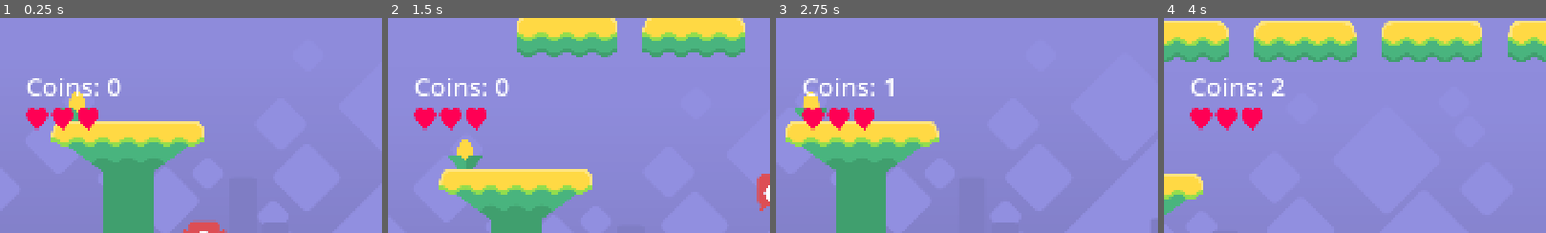
Above: before the commit, frames 1-4 (left to right).
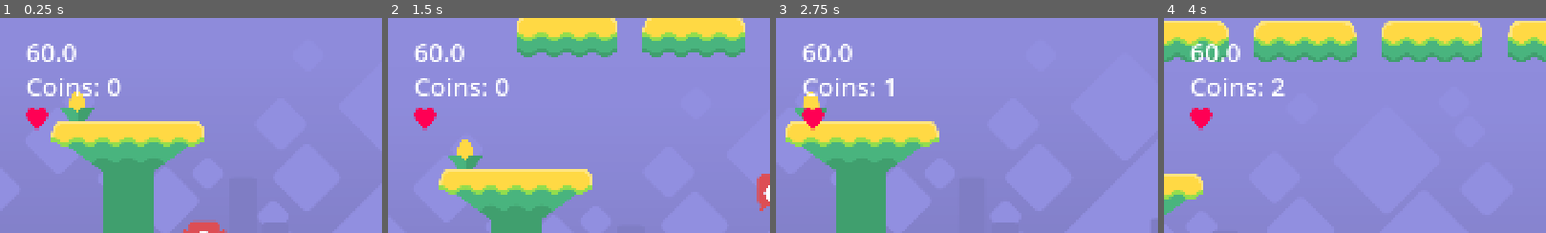
Above: after the commit, the same moments.

Repository: Mirror83/moddable-platformer
Game: Godot game, scene res://main.tscn
Same seed, same stepped clock (60 frames per second), same inputs: the game is played once before the commit and once after it.
Inputs (mouse positions are % of the whole screen's width and height, from its top left):
- Up to frame 1 (0.25 s): no input
- Up to frame 2 (1.5 s): tap Enter at 0.5 s; move the mouse to (72, 45) at 0.52 s; hold Right (player_1_right) from 0.53 s (still down); tap A (player_2_left) at 0.6 s; click (72, 45) at 0.67 s; tap Up (player_1_jump) at 0.77 s; move the mouse to (30, 55) at 1.27 s; tap D (player_2_right) at 1.35 s
- Up to frame 3 (2.75 s): tap Up (player_1_jump) at 1.52 s; move the mouse to (60, 28) at 2.02 s; release Right (player_1_right) at 2.03 s; hold Left (player_1_left) from 2.03 s (still down); tap A (player_2_left) at 2.1 s
- Up to frame 4 (4 s): move the mouse to (45, 70) at 2.77 s; release Left (player_1_left) at 2.78 s; hold Right (player_1_right) from 2.78 s (still down); tap D (player_2_right) at 2.85 s; click (45, 70) at 2.92 s; tap Up (player_1_jump) at 3.02, 3.77 s; move the mouse to (80, 65) at 3.52 s; tap A (player_2_left) at 3.6 s
The pictures show only the part of the screen within x 0-50%, y 0-50%; the shares and areas given below are measured in that part.

The runs differ from the first frame. In frame 1, 1.4% of the frame differs, in the area x 6-26%, y 12-53%; in frame 2, 1.4%; in frame 3, 1.4%; in frame 4, 1.4%.

Commit message:
feat: add bgm and coin-collection sfx

Diff:
--- /dev/null
+++ b/components/coin/coin_sfx.gd
@@ -0,0 +1,4 @@
+extends AudioStreamPlayer
+
+func _ready() -> void:
+	Global.coin_collected.connect(func(): play())
--- /dev/null
+++ b/default_bus_layout.tres
@@ -0,0 +1,3 @@
+[gd_resource type="AudioBusLayout" format=3 uid="uid://bxj7f4gr8205x"]
+
+[resource]
--- a/main.tscn
+++ b/main.tscn
@@ -13,12 +13,17 @@
 [ext_resource type="SpriteFrames" uid="uid://bo581k1esb50n" path="res://components/player/spriteframes-red.tres" id="9_qmofe"]
 [ext_resource type="PackedScene" uid="uid://beuisy5yrw0bq" path="res://components/flag/flag.tscn" id="12_dkbog"]
 [ext_resource type="Script" uid="uid://boqbxvbja884q" path="res://scripts/multiplayer_camera.gd" id="13_0d2mj"]
+[ext_resource type="AudioStream" uid="uid://dx186cvidw48p" path="res://assets/audio/coin-sfx.wav" id="14_2cqfq"]
+[ext_resource type="Script" uid="uid://d4bvy1alk6yi4" path="res://components/coin/coin_sfx.gd" id="14_vivmo"]
+[ext_resource type="AudioStream" uid="uid://ckaikexawcyph" path="res://assets/audio/bg-music.wav" id="14_w48qg"]
 
 [node name="Main" type="Node2D"]
 
 [node name="GameLogic" parent="." instance=ExtResource("3_xbkvd")]
 win_by_collecting_coins = true
 win_by_reaching_flag = true
+time_limit = 60
+lives = 1
 
 [node name="Background" parent="." instance=ExtResource("2_tb5a2")]
 tint = Color(0.569993, 0.558956, 0.878091, 1)
@@ -221,7 +226,7 @@
 position = Vector2(4096, 960)
 
 [node name="Flag" parent="." instance=ExtResource("12_dkbog")]
-position = Vector2(4192, 320)
+position = Vector2(4192, 319)
 
 [node name="MultiplayerCamera" type="Camera2D" parent="."]
 position = Vector2(0, 15)
@@ -230,3 +235,14 @@
 limit_bottom = 1080
 position_smoothing_enabled = true
 script = ExtResource("13_0d2mj")
+
+[node name="CoinSFX" type="AudioStreamPlayer" parent="."]
+stream = ExtResource("14_2cqfq")
+volume_db = -9.0
+script = ExtResource("14_vivmo")
+
+[node name="BackgroundMusic" type="AudioStreamPlayer" parent="."]
+stream = ExtResource("14_w48qg")
+autoplay = true
+
+[node name="AudioListener2D" type="AudioListener2D" parent="."]
Not shown, added: assets/audio/bg-music.wav.import
Not shown, added: assets/audio/coin-sfx.wav.import
Not shown, added: components/coin/coin_sfx.gd.uid
Not shown: 1 places in main.tscn that only renumber resources
Not shown, added: assets/audio/bg-music.wav
Not shown, added: assets/audio/coin-sfx.wav
